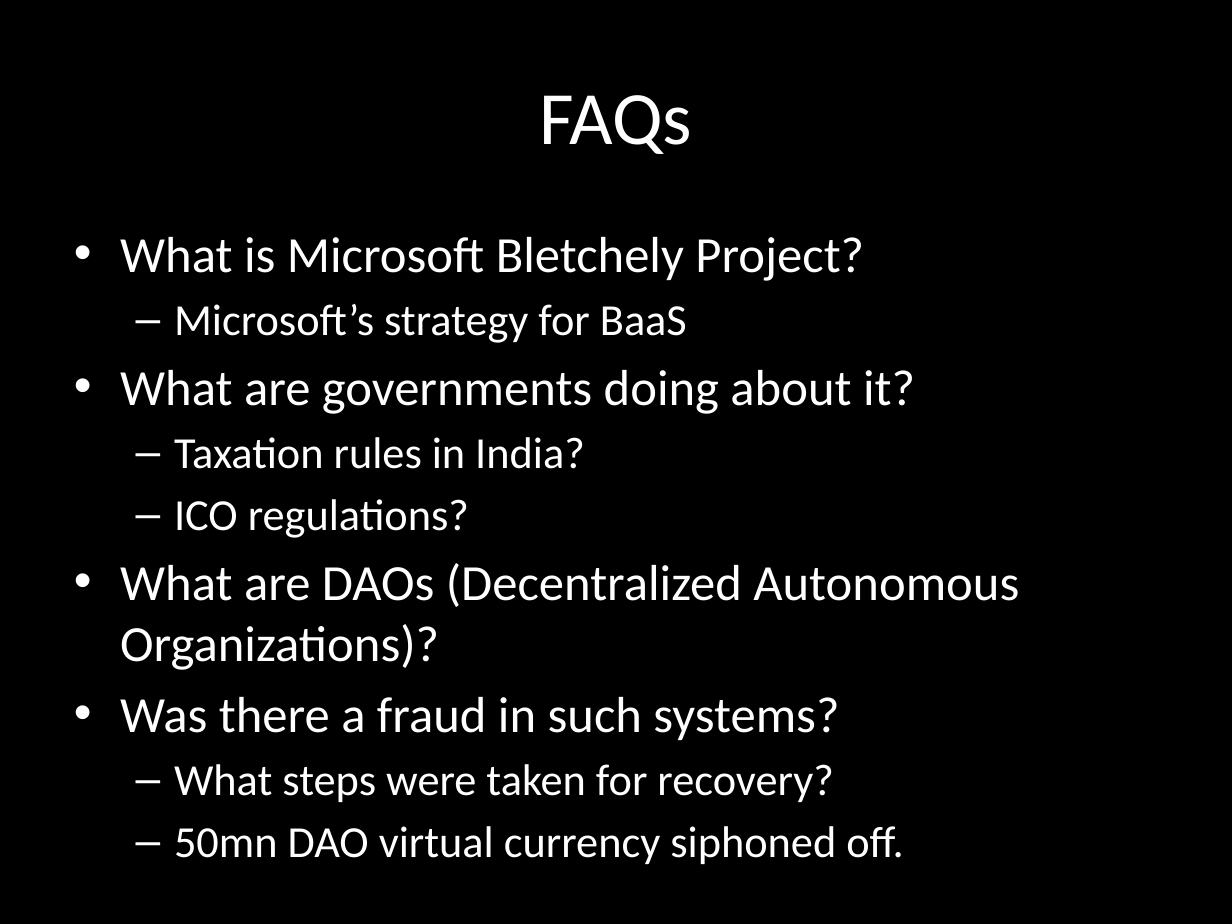
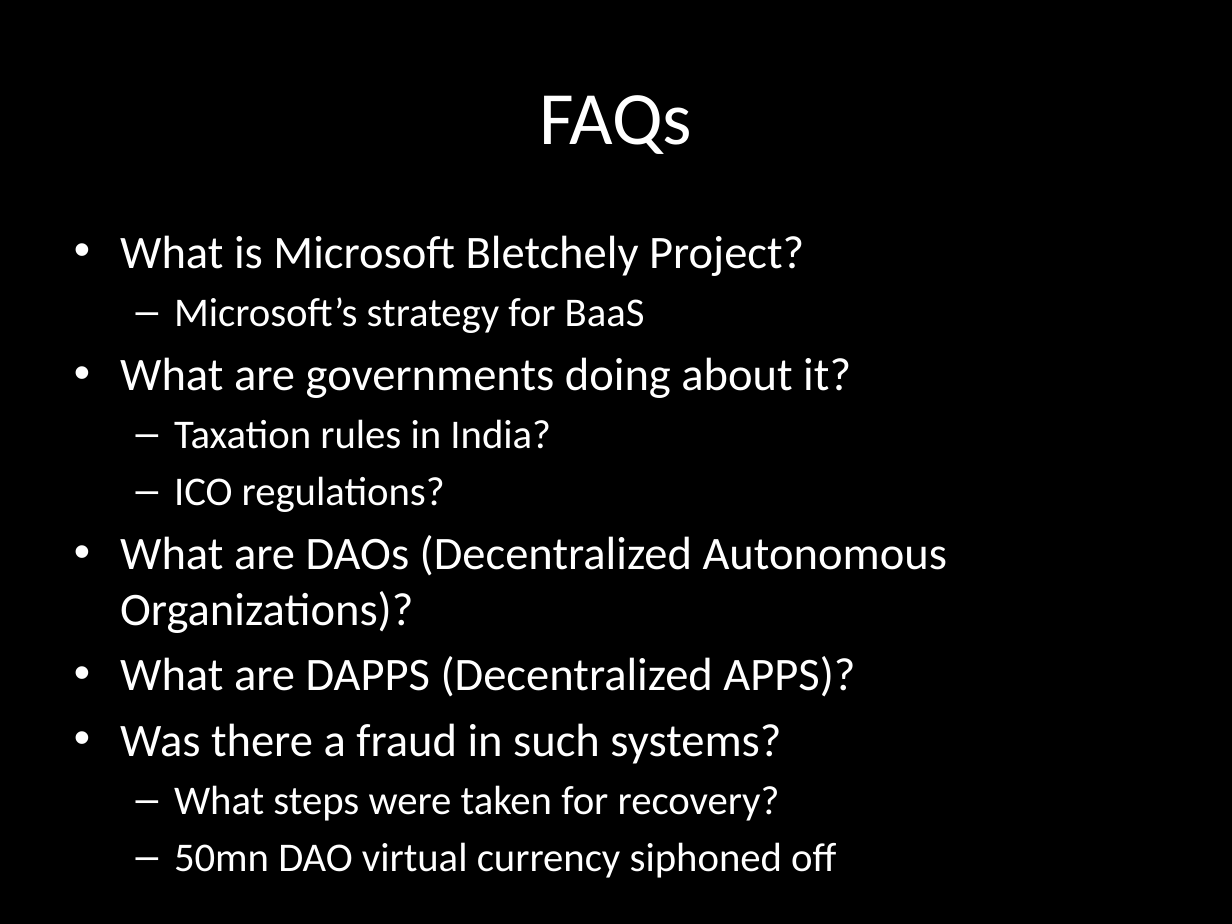
Before and after one commit to nyrahul/blockchain_blogs, a slide deck: slide 35 of Blockchain-rjed_v2.pptx (slide 33 before the commit). Drawn at 1232x924 pixels with LibreOffice and Linux fonts; fonts in the diff are those of the drawing. Boxes give left, top, right and bottom in pixels: in the first picture for what was removed or moved away, otherwise in the second. Text is boxed around its words. In the diff, an @@ line names an element or a change of style, - is before the commit and + after.

```diff
--- a/Blockchain-rjed_v2.pptx
+++ b/Blockchain-rjed_v2.pptx
@@ text at [120,235,947,821]: size 29.6 to 27.2 pt in "What is Microsoft Bletchely Project?", "What are governments doing about it?", "What are DAOs (Decentralized Autonomous Organizations)?", "Was there a fraud in such systems?"; size 25.9 to 23.8 pt in "Microsoft’s strategy for BaaS", "Taxation rules in India?", "ICO regulations?", "What steps were taken for recovery?" @@
@@ text at [120,656,855,697]: paragraph added @@
+• What are DAPPS (Decentralized APPS)?
@@ text at [174,842,836,878]: text changed; size 25.9 to 23.8 pt @@
-  – 50mn DAO virtual currency siphoned off.
+  – 50mn DAO virtual currency siphoned off
```
Also in this commit, not shown: 2 other slides changed, 2 slides added, 2 other files.
